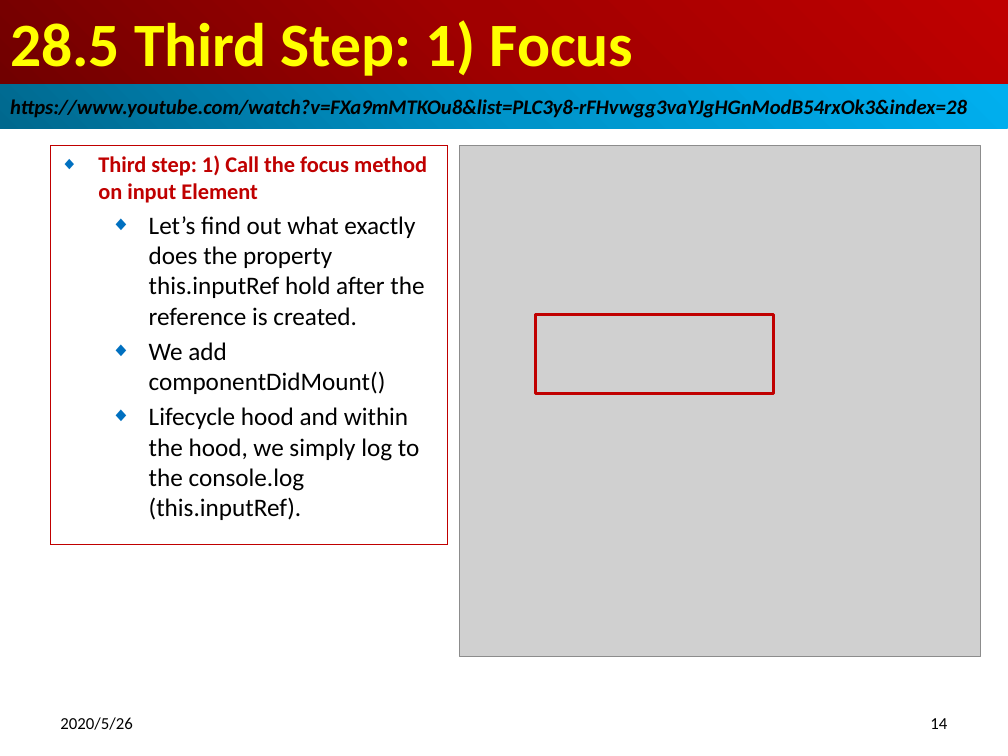
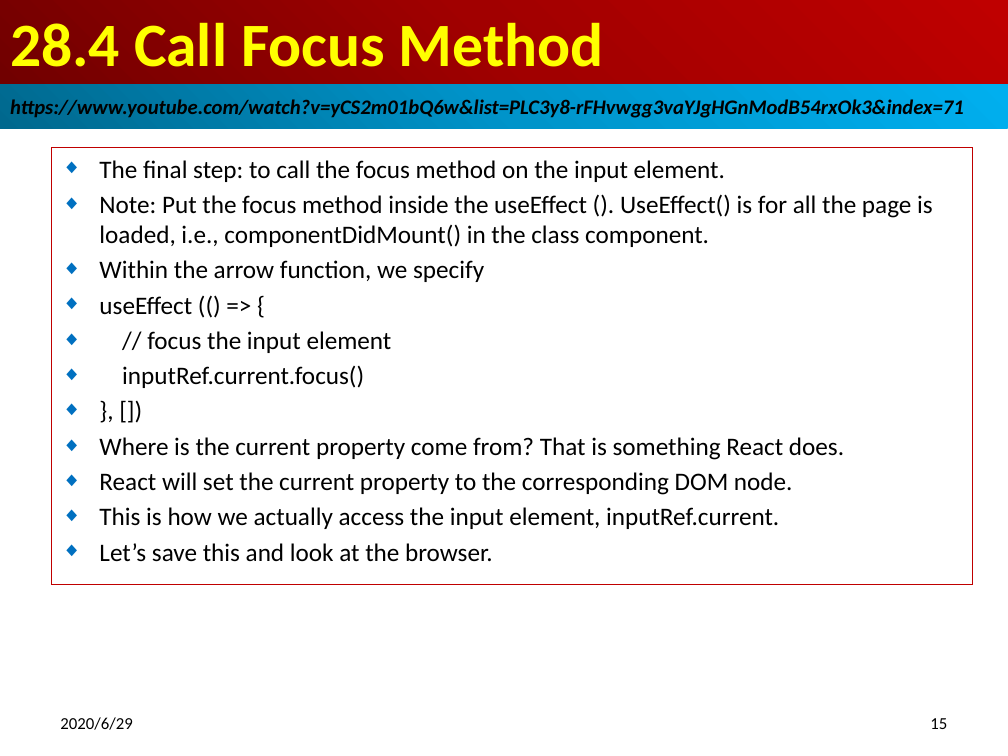
Before and after one commit to peterhchen/800-React-Hook, a slide deck: slide 15 of 28_Refs.pptx (slide 14 before the commit). Drawn at 1008x756 pixels with LibreOffice and Linux fonts; fonts in the diff are those of the drawing; grey boxes stand for pictures. Boxes give left, top, right and bottom in pixels: in the first picture for what was removed or moved away, otherwise in the second. Text is boxed around its words. In the diff, an @@ line names an element or a change of style, - is before the commit and + after.

```diff
--- a/28_Refs.pptx
+++ b/28_Refs.pptx
@@ title at (10, 22, 604, 67): text changed @@
-28.5 Third Step: 1) Focus
+28.4 Call Focus Method
@@ text in rectangle at (10, 97, 964, 120): text changed @@
-https://www.youtube.com/watch?v=FXa9mMTKOu8&list=PLC3y8-rFHvwgg3vaYJgHGnModB54rxOk3&index=28
+https://www.youtube.com/watch?v=yCS2m01bQ6w&list=PLC3y8-rFHvwgg3vaYJgHGnModB54rxOk3&index=71
@@ subtitle removed at (50, 145, 448, 544) @@
-◆ Third step: 1) Call the focus method on input Element
-  ◆ Let’s find out what exactly does the property this.inputRef hold after the reference is created.
-  ◆ We add componentDidMount()
-  ◆ Lifecycle hood and within the hood, we simply log to the console.log (this.inputRef).
@@ subtitle added at (51, 148, 972, 585), outline #C00000 0.75 pt, 18 pt, text #000000 @@
+◆ The final step: to call the focus method on the input element.
+◆ Note: Put the focus method inside the useEffect (). UseEffect() is for all the page is loaded, i.e., componentDidMount() in the class component.
+◆ Within the arrow function, we specify
+◆ useEffect (() => {
+◆ // focus the input element
+◆ inputRef.current.focus()
+◆ }, [])
+◆ Where is the current property come from? That is something React does.
+◆ React will set the current property to the corresponding DOM node.
+◆ This is how we actually access the input element, inputRef.current.
+◆ Let’s save this and look at the browser.
@@ picture removed at (460, 145, 981, 656) @@
@@ rectangle removed at (535, 314, 773, 394) @@
@@ text at (60, 717, 132, 730): text changed @@
-2020/5/26
+2020/6/29
@@ page number at (930, 718, 947, 729): text changed @@
-14
+15
```
Also in this commit, not shown: 15 other slides changed, 5 slides added, 6 slides removed.
